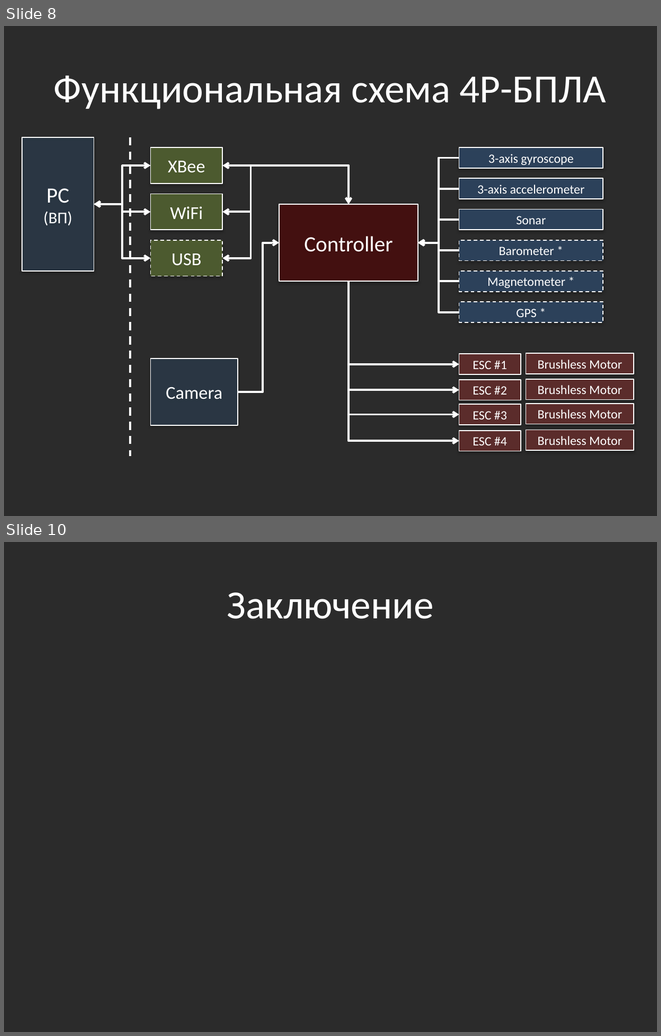
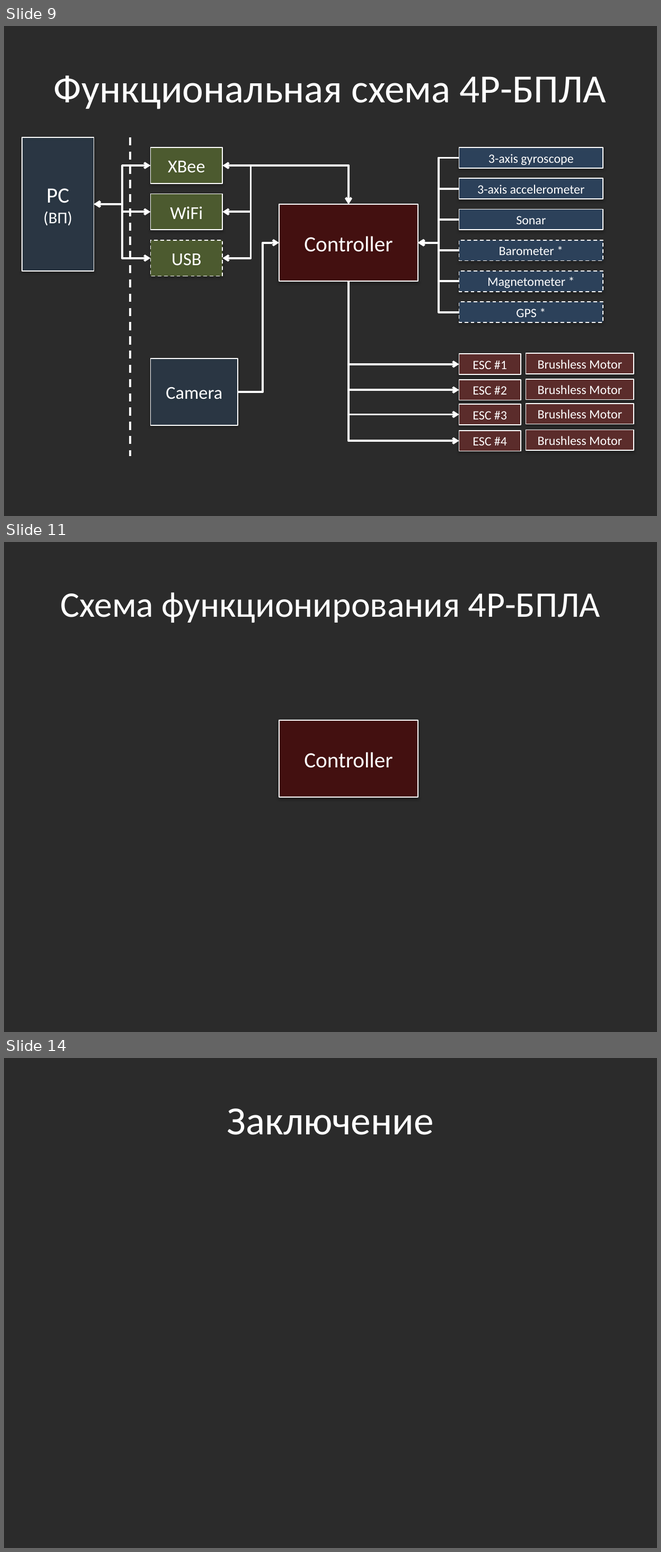
Before and after one commit to Jacobi20/quadro-xds, a slide deck: Docs/Medias2012_dhg.pptx. Shown one above the other, each under a label of ours: slides 8 and 10 before the commit, slides 9, 11 and 14 after it; the slides between them are not shown. The pictures are 661x1036 and 661x1552 pixels, drawn with LibreOffice and Linux fonts; fonts in the diff are those of the drawing; background and template pictures are left out; a plain dark background stands for a picture behind light text. Boxes give left, top, right and bottom in pixels: in the first picture for what was removed or moved away, otherwise in the second. Text is boxed around its words. In the diff, an @@ line names an element or a change of style, - is before the commit and + after.

```diff
--- a/Docs/Medias2012_dhg.pptx
+++ b/Docs/Medias2012_dhg.pptx
@@ slide 11 added at [4, 542, 657, 1032], background picture (left out) @@
@@ title added at [60, 592, 600, 623], 39.6 pt, text #FFFFFF @@
+Схема функционирования 4Р-БПЛА
@@ rectangle added at [279, 720, 418, 797], fill #640000 at 50% opacity, outline #FFFFFF 1 pt, 24 pt, text #FFFFFF @@
+Controller
@@ what was slide 8 is now slide 9 @@
@@ what was slide 10 is now slide 14 @@
```
Also in this commit, not shown: 6 slides changed, 3 other slides added.
